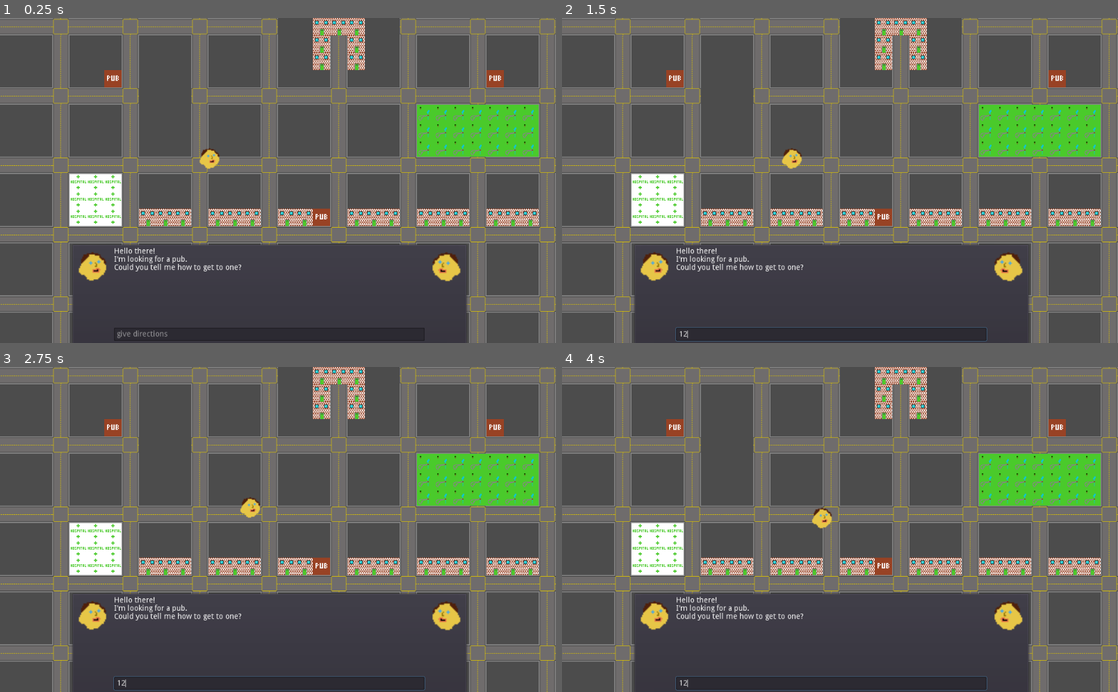
Above: before the commit, frames 1-4 (two rows, left to right).
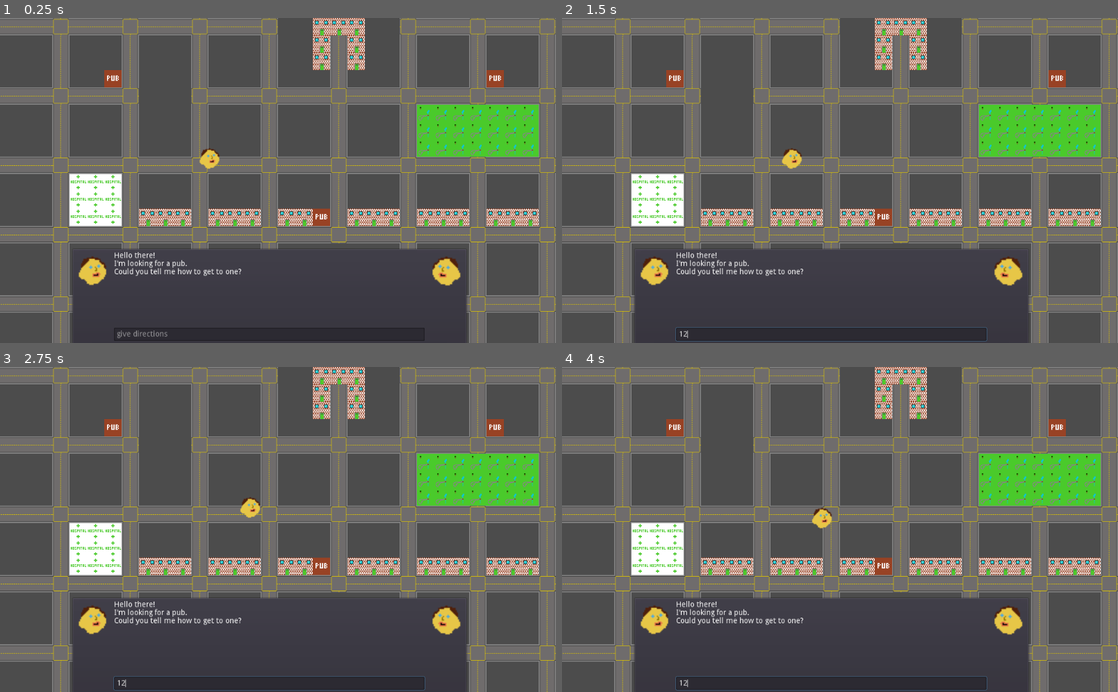
Above: after the commit, the same moments.

Repository: rikkiprince/ggj21-wfh-lost-and-found
Game: Godot game, scene res://TilemapTest.tscn
The game is run twice, just before and just after one commit, with the same random seed, the same clock (stepped at 60 frames per second) and the same inputs.
Inputs (mouse positions are in pixels of both pictures, inside the frame that each line leads up to):
- Up to frame 1 (0.25 s): no input
- Up to frame 2 (1.5 s): click (828, 333) at 0.52 s; type "12" at 0.6 s
- Up to frame 3 (2.75 s): no input
- Up to frame 4 (4 s): no input

The runs differ from the first frame. In frame 1, 1.3% of the frame differs, in the area x 14-83%, y 69-83%; in frame 2, 1.3%; in frame 3, 1.3%; in frame 4, 1.3%.

Commit message:
Tweak sizing of conversation box

Diff:
--- a/godot-project/TilemapTest.tscn
+++ b/godot-project/TilemapTest.tscn
@@ -141,7 +141,7 @@
 
 [node name="PanelContainer" type="PanelContainer" parent="."]
 margin_left = 132.0
-margin_top = 417.0
+margin_top = 425.0
 margin_right = 861.0
 margin_bottom = 603.0
 __meta__ = {
@@ -152,14 +152,14 @@
 margin_left = 7.0
 margin_top = 7.0
 margin_right = 722.0
-margin_bottom = 179.0
+margin_bottom = 171.0
 __meta__ = {
 "_edit_use_anchors_": false
 }
 
 [node name="TextureRect" type="TextureRect" parent="PanelContainer/GridContainer"]
 margin_right = 67.0
-margin_bottom = 172.0
+margin_bottom = 164.0
 size_flags_horizontal = 3
 texture = ExtResource( 2 )
 stretch_mode = 5
@@ -167,26 +167,27 @@
 [node name="VBoxContainer" type="VBoxContainer" parent="PanelContainer/GridContainer"]
 margin_left = 71.0
 margin_right = 643.0
-margin_bottom = 172.0
+margin_bottom = 164.0
 size_flags_horizontal = 7
 size_flags_vertical = 3
 size_flags_stretch_ratio = 8.5
 
 [node name="Conversation" type="RichTextLabel" parent="PanelContainer/GridContainer/VBoxContainer"]
 margin_right = 572.0
-margin_bottom = 144.0
+margin_bottom = 136.0
 focus_mode = 2
 size_flags_vertical = 3
 text = "Hello there!
 I'm looking for a pub.
 Could you tell me how to get to one?"
+scroll_active = false
 selection_enabled = true
 script = ExtResource( 6 )
 
 [node name="Speech" type="LineEdit" parent="PanelContainer/GridContainer/VBoxContainer"]
-margin_top = 148.0
+margin_top = 140.0
 margin_right = 572.0
-margin_bottom = 172.0
+margin_bottom = 164.0
 size_flags_horizontal = 7
 size_flags_stretch_ratio = 7.02
 placeholder_text = "give directions"
@@ -198,7 +199,7 @@
 [node name="TextureRect2" type="TextureRect" parent="PanelContainer/GridContainer"]
 margin_left = 647.0
 margin_right = 715.0
-margin_bottom = 172.0
+margin_bottom = 164.0
 size_flags_horizontal = 3
 texture = ExtResource( 2 )
 stretch_mode = 5
